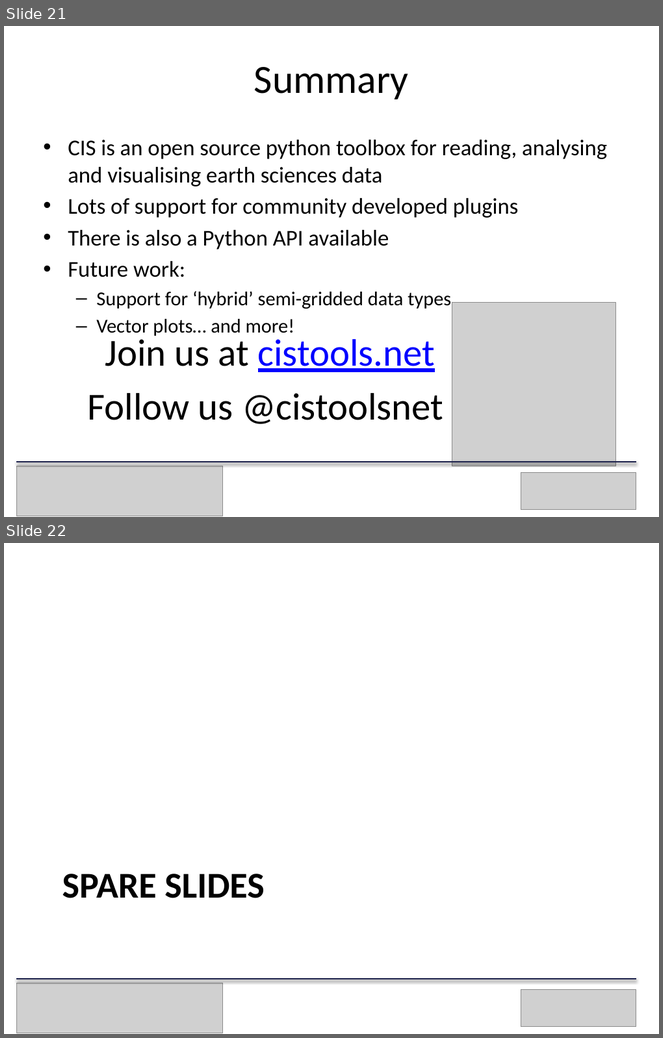
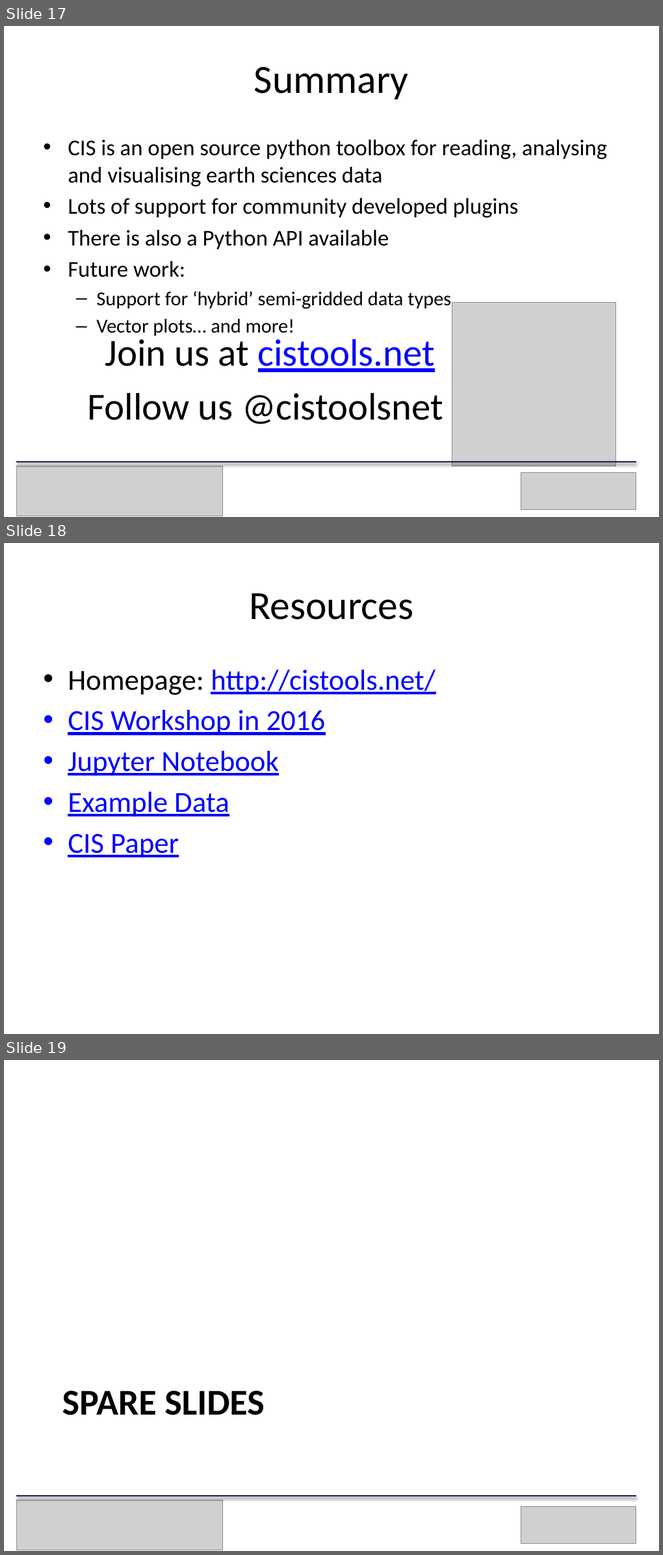
Before and after one commit to cehbrecht/cistools-at-tgif-march-2019, a slide deck: cistools-talk.pptx. Shown one above the other, each under a label of ours: slides 21 and 22 before the commit, slides 17, 18 and 19 after it. The pictures are 663x1038 and 663x1555 pixels, drawn with LibreOffice and Linux fonts; fonts in the diff are those of the drawing; grey boxes stand for pictures. Boxes give left, top, right and bottom in pixels: in the first picture for what was removed or moved away, otherwise in the second. Text is boxed around its words. In the diff, an @@ line names an element or a change of style, - is before the commit and + after.

```diff
--- a/cistools-talk.pptx
+++ b/cistools-talk.pptx
@@ slide 18 added at bbox=[4, 543, 659, 1034], background #FFFFFF @@
@@ title added at bbox=[249, 593, 414, 620], 44 pt, text #000000 @@
+Resources
@@ text added at bbox=[68, 670, 436, 858], 32 pt, text #0000FF, underline @@
+• Homepage: http://cistools.net/
+• CIS Workshop in 2016
+• Jupyter Notebook
+• Example Data
+• CIS Paper
@@ what was slide 21 is now slide 17 @@
@@ what was slide 22 is now slide 19 @@
```
Also in this commit, not shown: 7 slides changed, 3 other slides added, 1 slide removed.
